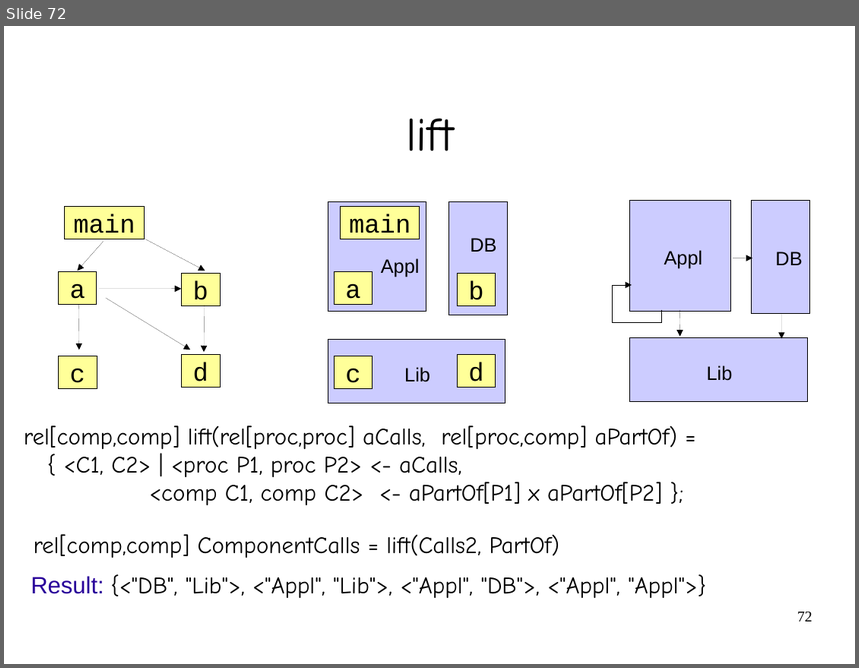
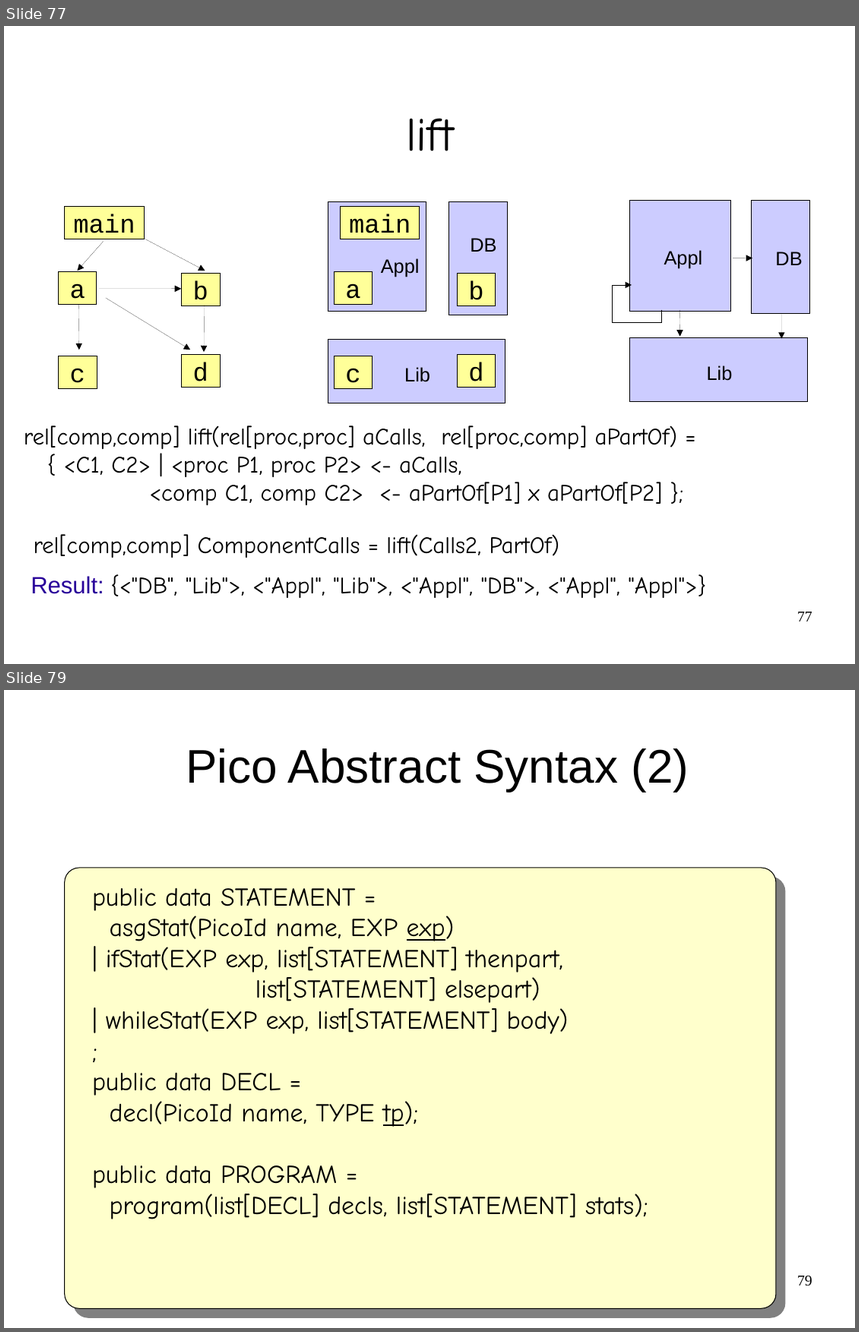
Before and after one commit to cwi-swat/meta-environment, a slide deck: meta-doc/analysis/rascal-slides/rascal-slides.odp. Shown one above the other, each under a label of ours: slide 72 before the commit, slides 77 and 79 after it; the slides between them are not shown. The pictures are 859x668 and 859x1332 pixels, drawn with LibreOffice and Linux fonts; fonts in the diff are those of the drawing; background and template pictures are left out. Boxes give left, top, right and bottom in pixels: in the first picture for what was removed or moved away, otherwise in the second. Text is boxed around its words. In the diff, an @@ line names an element or a change of style, - is before the commit and + after.

```diff
--- a/meta-doc/analysis/rascal-slides/rascal-slides.odp
+++ b/meta-doc/analysis/rascal-slides/rascal-slides.odp
@@ slide 79 added at <box>4,690,855,1328</box>, background #FFFFFF @@
@@ title added at <box>186,749,689,792</box>, 44 pt, text #000000 @@
+Pico Abstract Syntax (2)
@@ rounded rectangle added at <box>64,868,776,1309</box>, fill #FFFFCC, outline #000000 0.74 pt @@
@@ text added at <box>92,888,648,1220</box>, 24 pt, text #000000 @@
+public data STATEMENT =
+asgStat(PicoId name, EXP exp)
+| ifStat(EXP exp, list[STATEMENT] thenpart, list[STATEMENT] elsepart)
+| whileStat(EXP exp, list[STATEMENT] body)
+;
+public data DECL =
+decl(PicoId name, TYPE tp);
+public data PROGRAM =
+program(list[DECL] decls, list[STATEMENT] stats);
@@ page number added at <box>797,1276,813,1287</box>, 14 pt, text #000000 @@
+79
@@ what was slide 72 is now slide 77 @@
@@ page number at <box>797,612,813,622</box>: text changed @@
-72
+77
```
Also in this commit, not shown: 9 slides changed, 18 other slides added.
